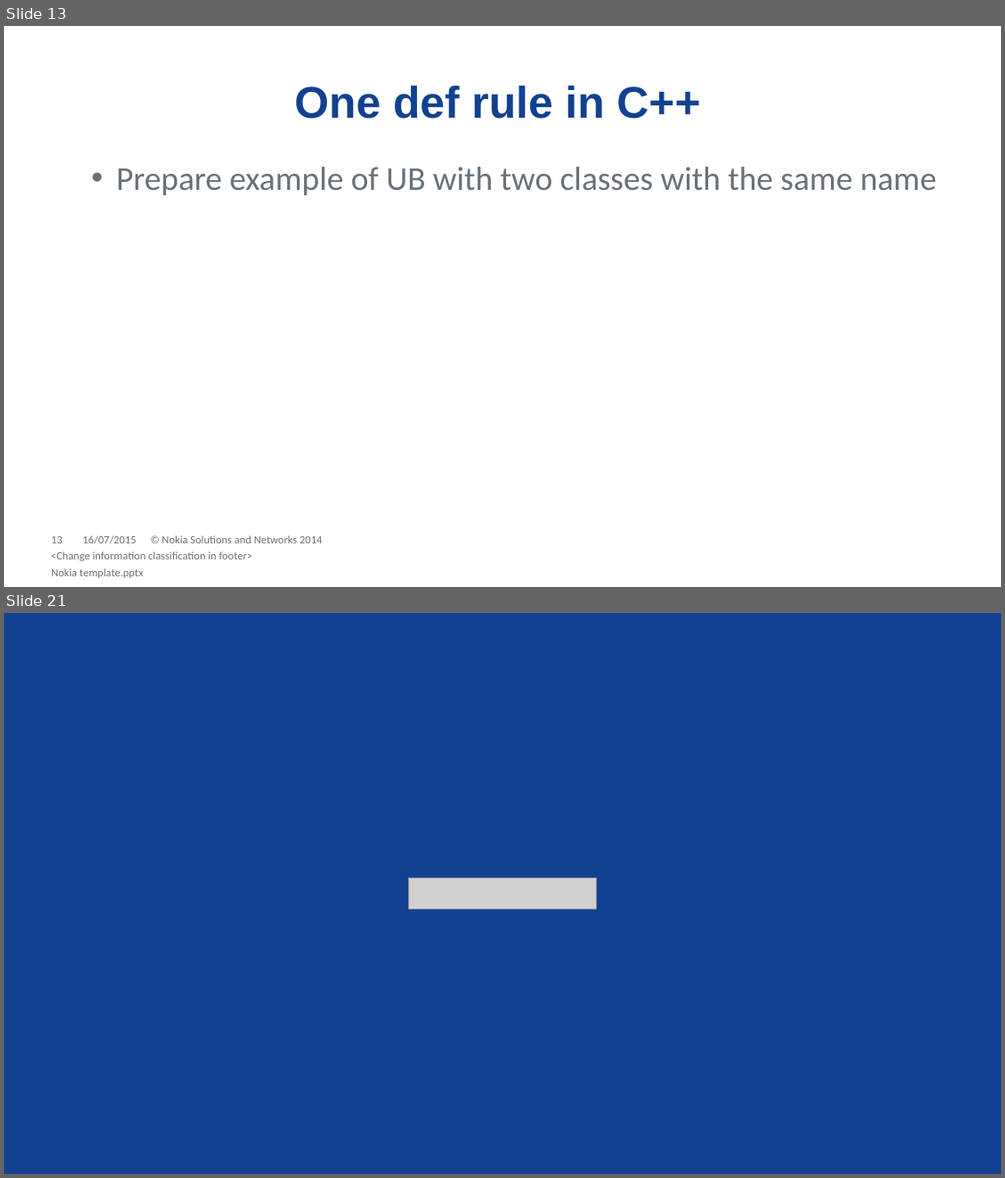
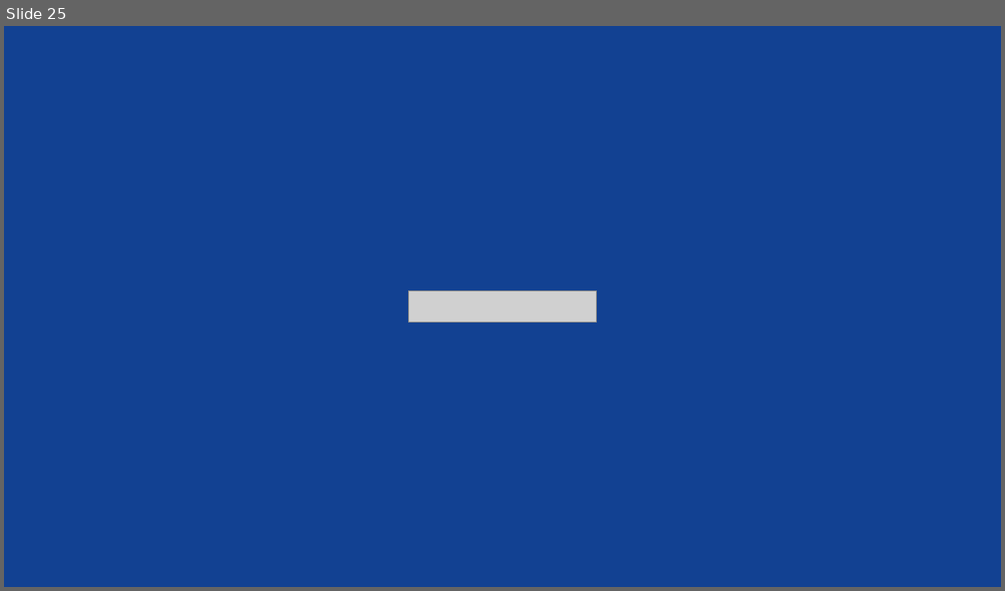
Before and after one commit to dendibakh/Linker, a slide deck: Diving into C++ linker.pptx. Shown one above the other, each under a label of ours: slides 13 and 21 before the commit, slide 25 after it; the slides between them are not shown. The pictures are 1005x1178 and 1005x591 pixels, drawn with LibreOffice and Linux fonts; fonts in the diff are those of the drawing; grey boxes stand for pictures; background and template pictures are left out. Boxes give left, top, right and bottom in pixels: in the first picture for what was removed or moved away, otherwise in the second. Text is boxed around its words. In the diff, an @@ line names an element or a change of style, - is before the commit and + after.

```diff
--- a/Diving into C++ linker.pptx
+++ b/Diving into C++ linker.pptx
@@ slide 13 removed at [4, 26, 1001, 587], background #FFFFFF @@
@@ line removed from (50, 26) to (50, 587) @@
@@ line removed from (948, 26) to (948, 587) @@
@@ line removed from (4, 57) to (1001, 57) @@
@@ line removed from (4, 91) to (1001, 91) @@
@@ title removed at [294, 86, 700, 119] @@
-One def rule in C++
@@ line removed from (4, 119) to (1001, 119) @@
@@ line removed from (1001, 144) to (4, 144) @@
@@ text removed at [116, 167, 937, 195] @@
-  • Prepare example of UB with two classes with the same name
@@ line removed from (1001, 506) to (4, 506) @@
@@ line removed from (4, 534) to (1001, 534) @@
@@ page number removed at [51, 536, 63, 543] @@
-13
@@ text removed at [51, 551, 253, 561] @@
-<Change information classification in footer>
@@ text removed at [82, 535, 136, 544] @@
-16/07/2015
@@ text removed at [162, 535, 322, 543] @@
-© Nokia Solutions and Networks 2014
@@ line removed from (4, 563) to (1001, 563) @@
@@ text removed at [51, 568, 144, 578] @@
-Nokia template.pptx
@@ what was slide 21 is now slide 25 @@
```
Also in this commit, not shown: 18 slides changed, 7 slides added, 2 other slides removed, 14 other files.
